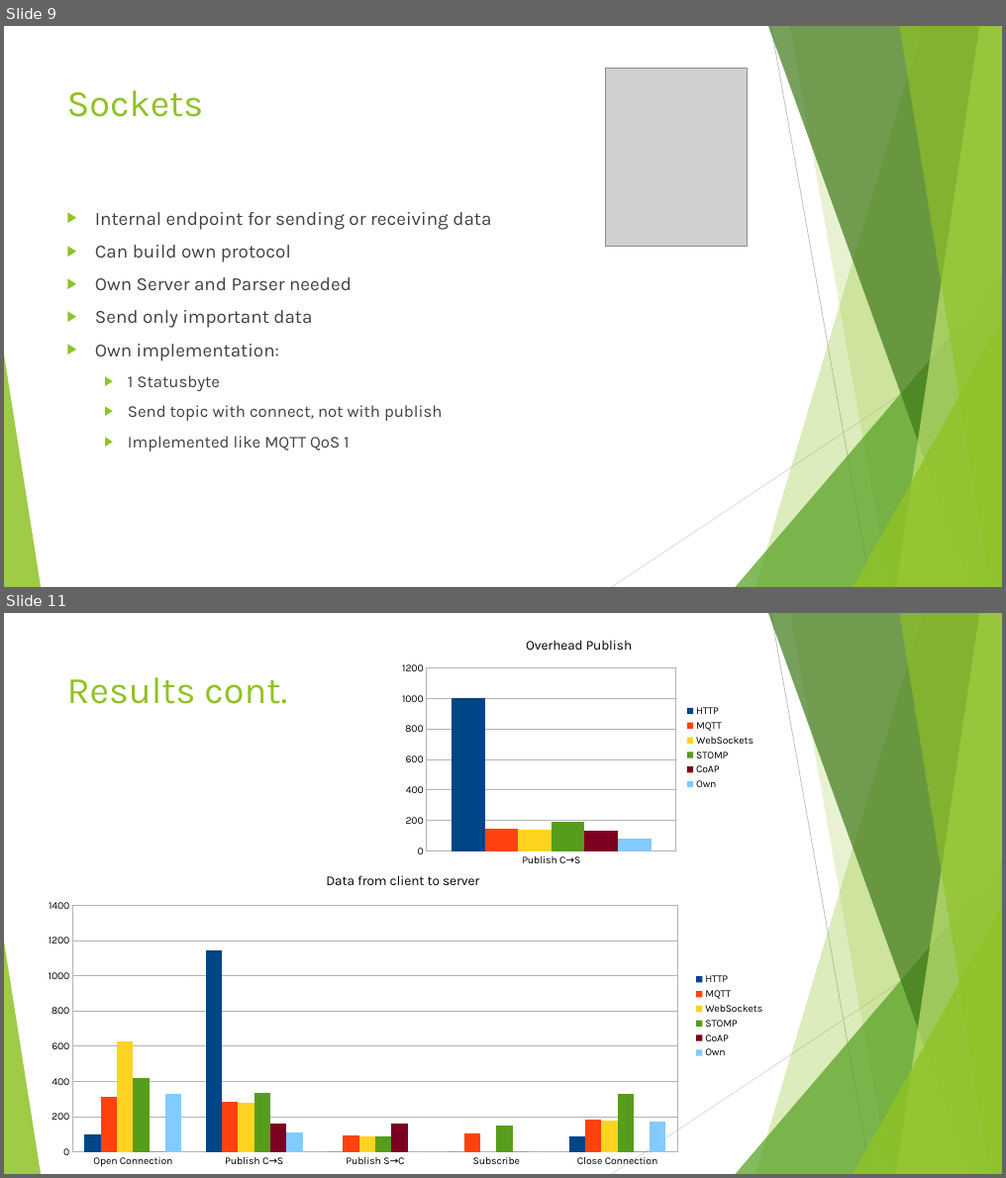
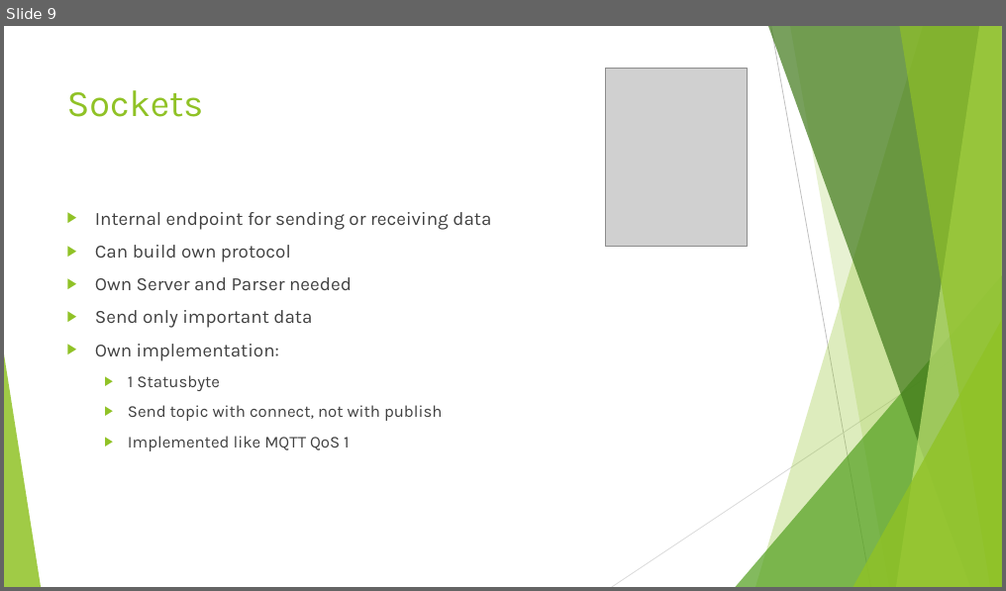
Before and after one commit to simonfink/ma, a slide deck: IoT_Protocols.pptx. Shown one above the other, each under a label of ours: slides 9 and 11 before the commit, slide 9 after it; the slides between them are not shown. The pictures are 1006x1178 and 1006x591 pixels, drawn with LibreOffice and Linux fonts; fonts in the diff are those of the drawing; grey boxes stand for pictures. Boxes give left, top, right and bottom in pixels: in the first picture for what was removed or moved away, otherwise in the second. Text is boxed around its words. In the diff, an @@ line names an element or a change of style, - is before the commit and + after.

```diff
--- a/IoT_Protocols.pptx
+++ b/IoT_Protocols.pptx
@@ slide 11 removed at (4,613,1002,1174), background #FFFFFF; not listed: 10 template elements that a slide beside it also shows @@
@@ column chart removed at (395,625,763,871) @@
-title "Overhead Publish"
-categories: Publish C→S
-HTTP: 1000
-MQTT: 150
-WebSockets: 140
-STOMP: 190
-CoAP: 130
-Own: 80
@@ title removed at (67,677,287,704) @@
-Results cont.
@@ column chart removed at (33,860,772,1173) @@
-title "Data from client to server"
-categories: Open Connection, Publish C→S, Publish S→C, Subscribe, Close Connection
-HTTP: 100, 1140, 0, 0, 90
-MQTT: 310, 290, 90, 110, 180
-WebSockets: 630, 280, 90, 0, 180
-STOMP: 420, 330, 90, 150, 330
-CoAP: 0, 160, 160, 0, 0
-Own: 330, 110, 0, 0, 170
```
Also in this commit, not shown: 3 slides changed, 3 slides added, 1 other slide removed, 1 other file.
